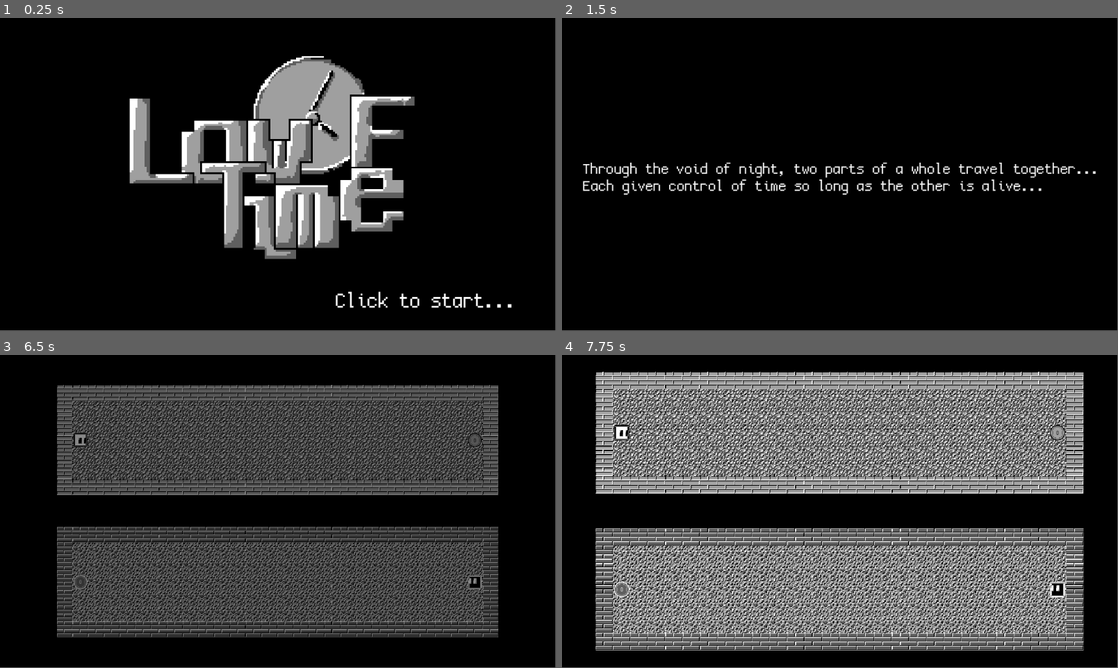
Above: before the commit, frames 1-4 (two rows, left to right).
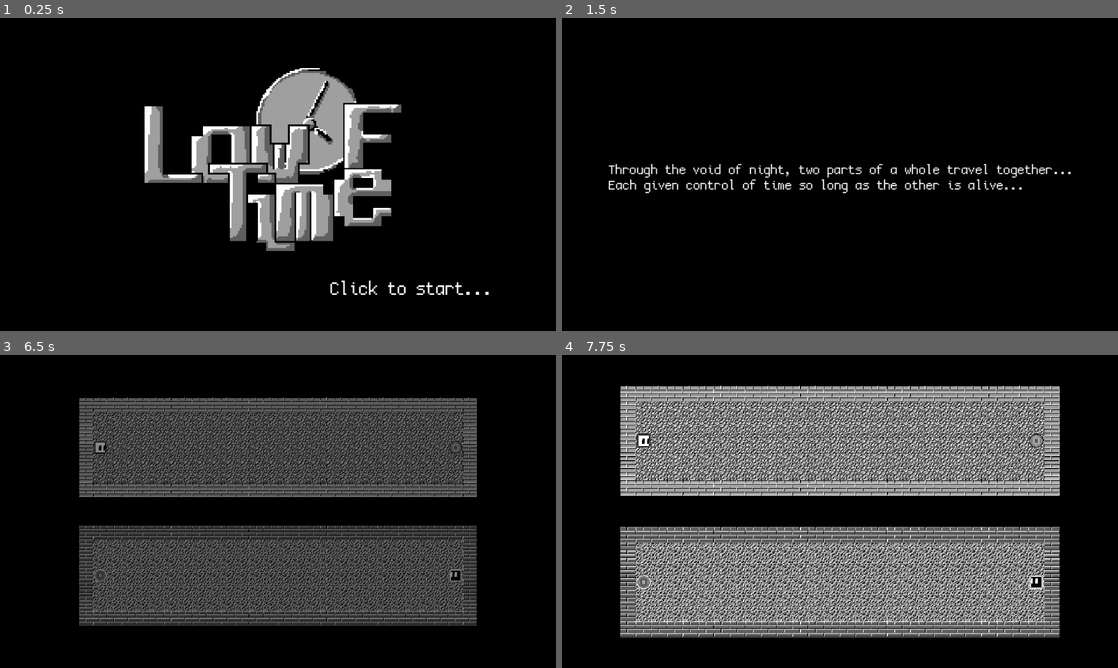
Above: after the commit, the same moments.

Repository: tuxcrp/law-of-time-gd
Game: Godot game, scene res://main.tscn
Two runs of this game, one before a commit and one after it. Both use one fixed random seed, a clock stepped at 60 frames per second and the inputs below.
Inputs (mouse positions are in pixels of both pictures, inside the frame that each line leads up to):
- Up to frame 1 (0.25 s): no input
- Up to frame 2 (1.5 s): tap Enter at 0.5 s; move the mouse to (962, 158) at 0.52 s; click (962, 158) at 0.6 s; right-click (962, 158) at 0.8 s; move the mouse to (728, 190) at 1.27 s; right-click (728, 190) at 1.35 s
- Up to frame 3 (6.5 s): click (166, 527) at 1.55 s; tap Space at 2, 3.5, 5 s; move the mouse to (333, 442) at 2.02 s; click (333, 442) at 2.1 s; right-click (333, 442) at 2.3 s; tap Enter at 2.75, 4.25 s; move the mouse to (250, 574) at 2.77 s; right-click (250, 574) at 2.85 s; click (250, 574) at 3.05 s; move the mouse to (444, 558) at 3.52 s; hold E (p1_switch) 3.53-4.28 s; right-click (444, 558) at 3.8 s; move the mouse to (111, 464) at 4.27 s; tap O (p2_switch) at 4.35 s; click (111, 464) at 4.55 s; move the mouse to (305, 511) at 5.02 s; click (305, 511) at 5.1 s; right-click (305, 511) at 5.3 s; move the mouse to (194, 433) at 5.77 s; right-click (194, 433) at 5.85 s; click (194, 433) at 6.05 s
- Up to frame 4 (7.75 s): move the mouse to (962, 495) at 6.52 s; click (962, 495) at 6.6 s; right-click (962, 495) at 6.8 s; move the mouse to (728, 527) at 7.27 s; right-click (728, 527) at 7.35 s; click (728, 527) at 7.55 s
In our replay, the window is 799x449 before the commit and 800x450 after it. These sizes can differ from the game's own. Grey fills any space a smaller window leaves; there, only what the larger window draws over its background counts as a difference.

The runs differ from the first frame. In frame 1, 12% of the frame differs, in the area x 23-92%, y 12-93%; in frame 2, 3.0%; in frame 3, 38%; in frame 4, 54%, in the area x 6-94%, y 5-95%.

Commit message:
Added increased window size initially and expanded ColorRect size

Diff:
--- a/main.tscn
+++ b/main.tscn
@@ -38,10 +38,10 @@
 anchor_top = 0.5
 anchor_right = 0.5
 anchor_bottom = 0.5
-offset_left = -734.0
-offset_top = -416.0
-offset_right = 734.0
-offset_bottom = 416.0
+offset_left = -2656.0
+offset_top = -1536.0
+offset_right = 2651.0
+offset_bottom = 1472.0
 grow_horizontal = 2
 grow_vertical = 2
 color = Color(0, 0, 0, 1)
--- a/project.godot
+++ b/project.godot
@@ -19,6 +19,12 @@
 
 BgMusic="*res://Scripts/bg_music.gd"
 Globals="*res://Scripts/globals.gd"
+
+[display]
+
+window/size/viewport_width=1280
+window/size/viewport_height=720
+window/size/mode=2
 
 [input]
 
--- a/tut_2.tscn
+++ b/tut_2.tscn
@@ -126,12 +126,13 @@
 anchor_top = 0.5
 anchor_right = 0.5
 anchor_bottom = 0.5
-offset_left = -768.0
-offset_top = -416.0
-offset_right = 768.0
-offset_bottom = 416.0
+offset_left = -2496.0
+offset_top = -1536.0
+offset_right = -960.0
+offset_bottom = -704.0
 grow_horizontal = 2
 grow_vertical = 2
+scale = Vector2(5.12175, 5.12175)
 color = Color(0, 0, 0, 1)
 
 [node name="Base" type="TileMapLayer" parent="."]
--- a/tutorial_level.tscn
+++ b/tutorial_level.tscn
@@ -126,12 +126,13 @@
 anchor_top = 0.5
 anchor_right = 0.5
 anchor_bottom = 0.5
-offset_left = -768.0
-offset_top = -416.0
-offset_right = 768.0
-offset_bottom = 416.0
+offset_left = -2176.0
+offset_top = -1152.0
+offset_right = -640.0
+offset_bottom = -320.0
 grow_horizontal = 2
 grow_vertical = 2
+scale = Vector2(2.77607, 2.77607)
 color = Color(0, 0, 0, 1)
 
 [node name="Base" type="TileMapLayer" parent="."]
Not shown: 1 places in black_coin.tscn that only renumber resources
Not shown: 1 places in level_1.tscn that only renumber resources
Not shown: 1 places in tut_2.tscn that only renumber resources
Not shown: 1 places in tutorial_level.tscn that only renumber resources
Not shown: 1 places in white_coin.tscn that only renumber resources
